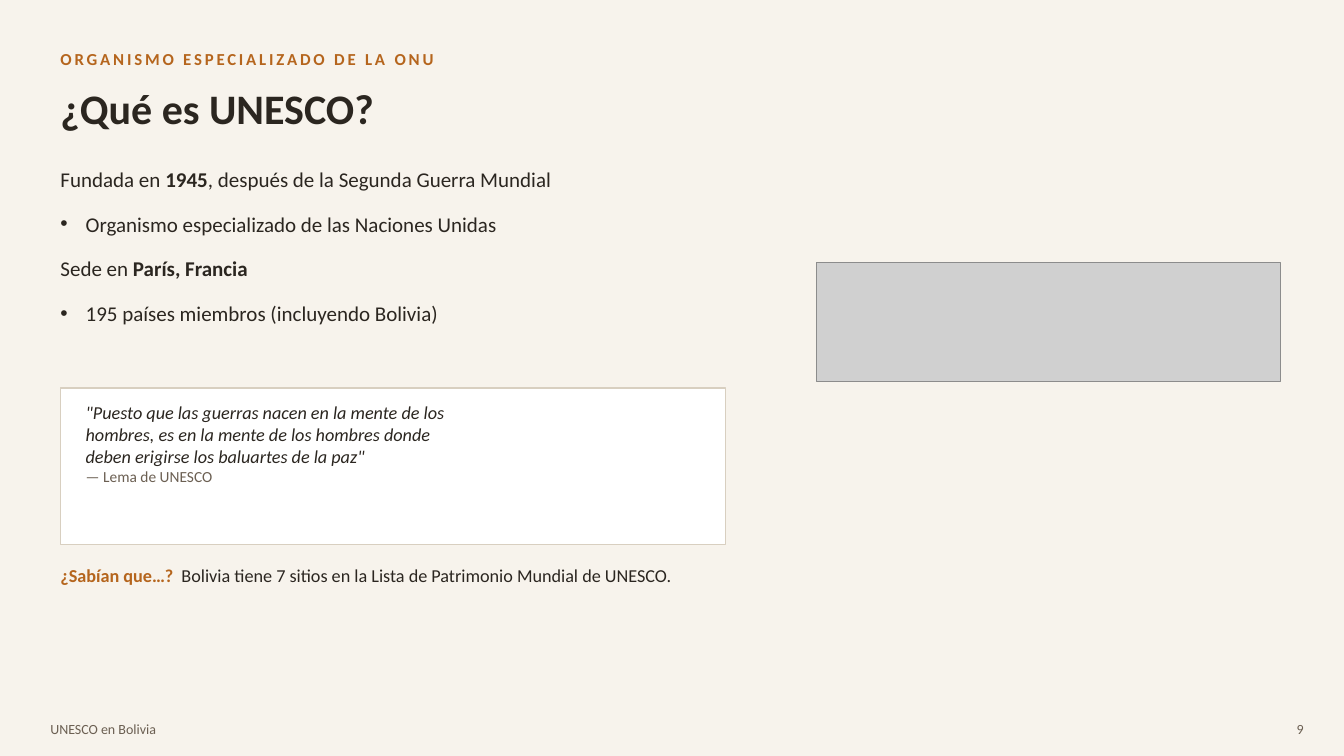
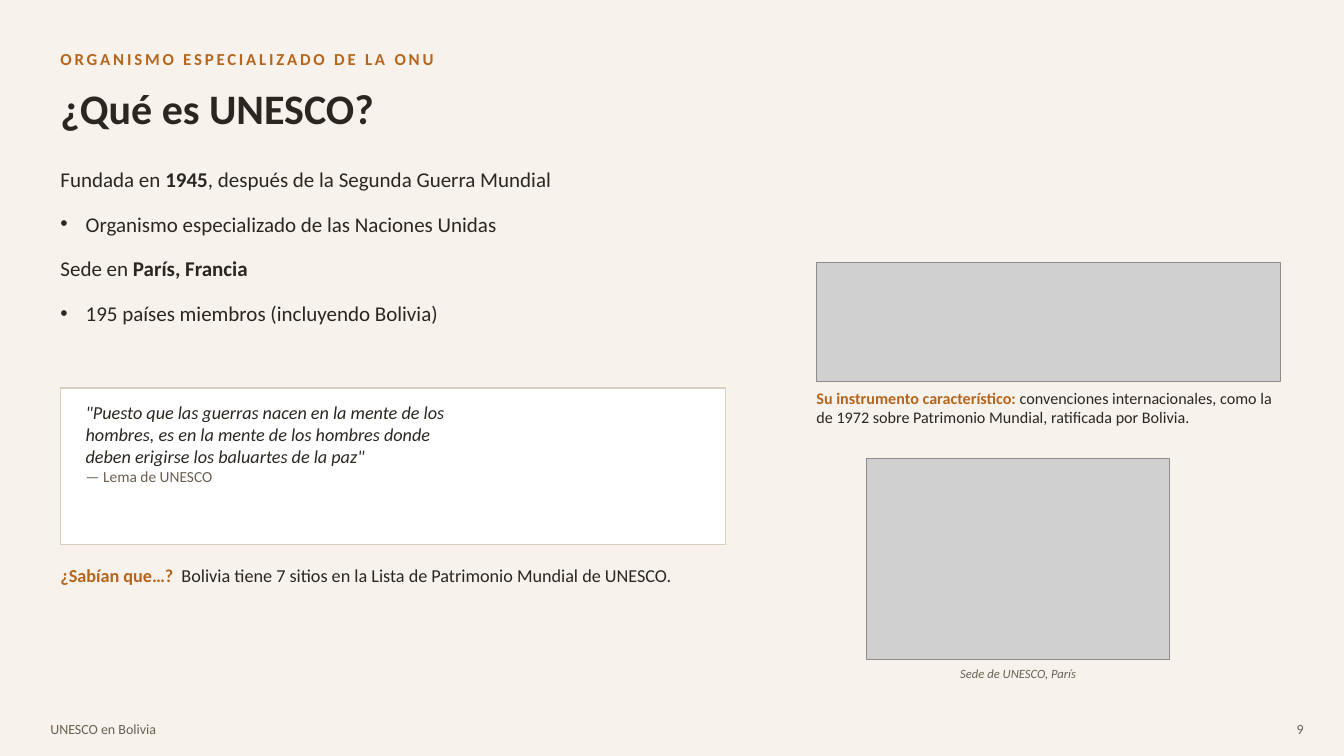
Before and after one commit to donnicolassuarez/01, a slide deck: slide 9 of entregables/Presentacion_OMS_UNESCO_Bolivia.pptx. Drawn at 1344x756 pixels with LibreOffice and Linux fonts; fonts in the diff are those of the drawing; grey boxes stand for pictures. Boxes give left, top, right and bottom in pixels: in the first picture for what was removed or moved away, otherwise in the second. Text is boxed around its words. In the diff, an @@ line names an element or a change of style, - is before the commit and + after.

```diff
--- a/entregables/Presentacion_OMS_UNESCO_Bolivia.pptx
+++ b/entregables/Presentacion_OMS_UNESCO_Bolivia.pptx
@@ text added at box(816, 392, 1271, 426), 11.5 pt, text #2B2620 @@
+Su instrumento característico: convenciones internacionales, como la de 1972 sobre Patrimonio Mundial, ratificada por Bolivia.
@@ picture added at box(867, 459, 1170, 659) @@
@@ text added at box(960, 669, 1076, 679), 9 pt, text #6B5F52, italic @@
+Sede de UNESCO, París
```
Also in this commit, not shown: 3 other slides changed, 1 other file.
